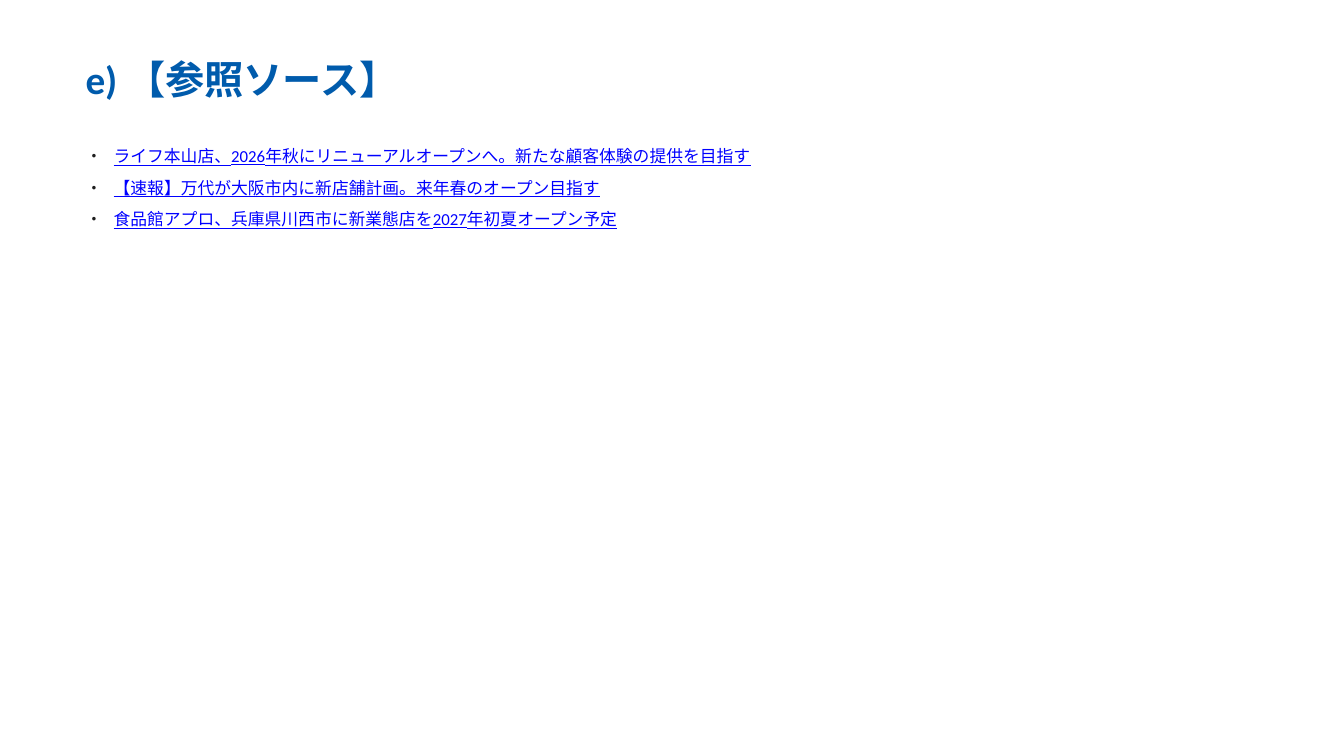
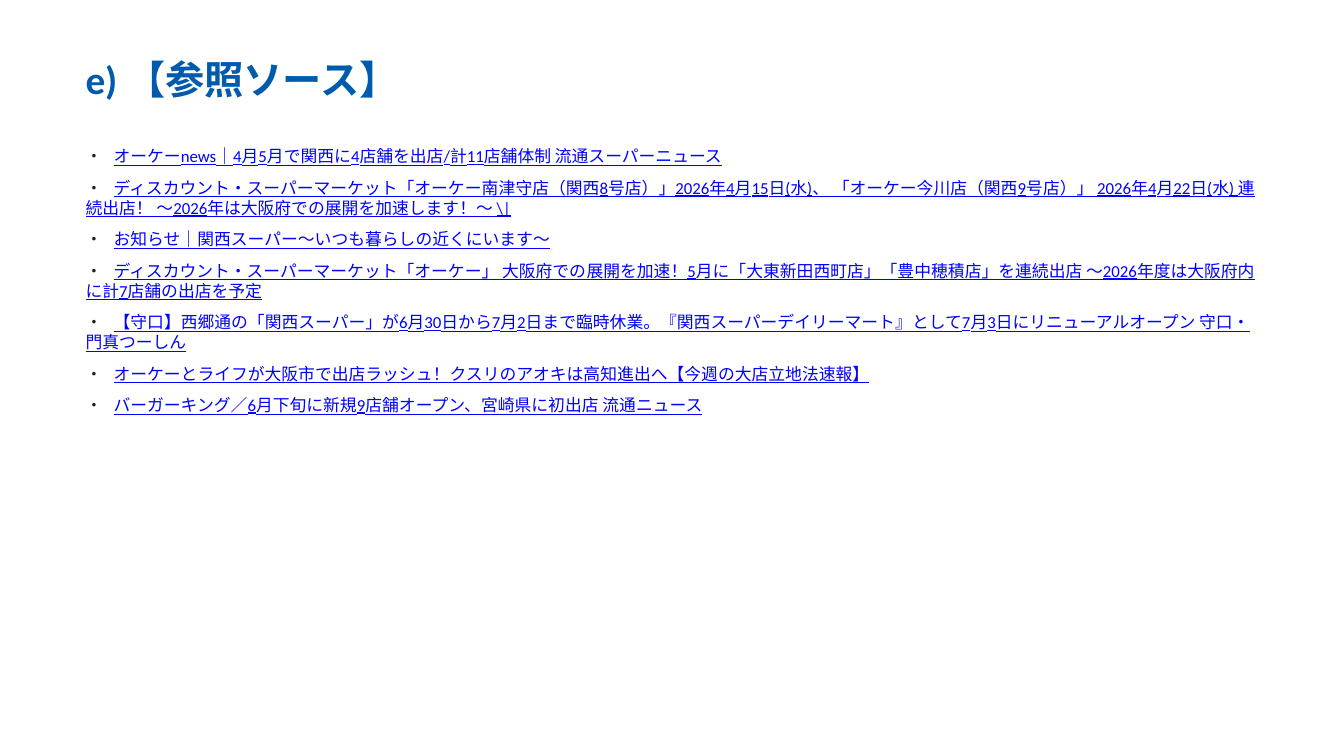
Before and after one commit to yutatbgt-bit/Competitive-research, a slide deck: slide 7 of report/2026_06_28_competitive_report_no_limit.pptx (slide 6 before the commit). Drawn at 1344x756 pixels with LibreOffice and Linux fonts; fonts in the diff are those of the drawing. Boxes give left, top, right and bottom in pixels: in the first picture for what was removed or moved away, otherwise in the second. Text is boxed around its words. In the diff, an @@ line names an element or a change of style, - is before the commit and + after.

```diff
--- a/report/2026_06_28_competitive_report_no_limit.pptx
+++ b/report/2026_06_28_competitive_report_no_limit.pptx
@@ text at box(86, 147, 1255, 415): text changed @@
-・ ライフ本山店、2026年秋にリニューアルオープンへ。新たな顧客体験の提供を目指す
-・ 【速報】万代が大阪市内に新店舗計画。来年春のオープン目指す
-・ 食品館アプロ、兵庫県川西市に新業態店を2027年初夏オープン予定
+・ オーケーnews｜4月5月で関西に4店舗を出店/計11店舗体制 流通スーパーニュース
+・ ディスカウント・スーパーマーケット「オーケー南津守店（関西8号店）」2026年4月15日(水)、 「オーケー今川店（関西9号店）」 2026年4月22日(水) 連続出店！ ～2026年は大阪府での展開を加速します！～ \|
+・ お知らせ｜関西スーパー～いつも暮らしの近くにいます～
+・ ディスカウント・スーパーマーケット「オーケー」 大阪府での展開を加速！5月に「大東新田西町店」「豊中穂積店」を連続出店 ～2026年度は大阪府内に計7店舗の出店を予定
+・ 【守口】西郷通の「関西スーパー」が6月30日から7月2日まで臨時休業。『関西スーパーデイリーマート』として7月3日にリニューアルオープン 守口・門真つーしん
+・ オーケーとライフが大阪市で出店ラッシュ！クスリのアオキは高知進出へ【今週の大店立地法速報】
+・ バーガーキング／6月下旬に新規9店舗オープン、宮崎県に初出店 流通ニュース
```
Also in this commit, not shown: 4 other slides changed, 1 slide added, 7 other files.
